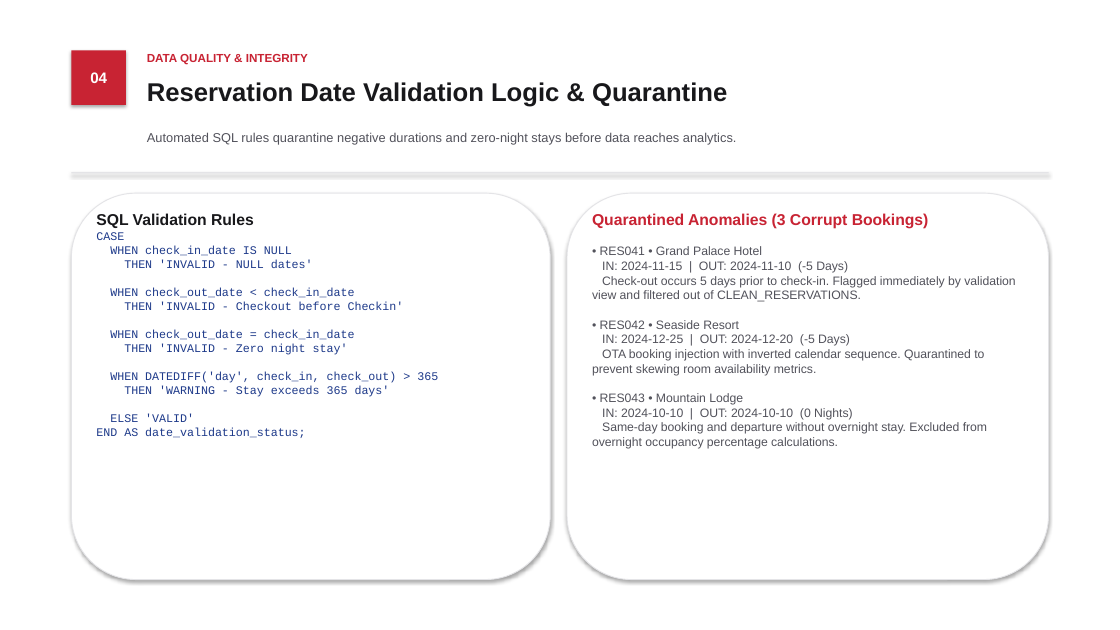
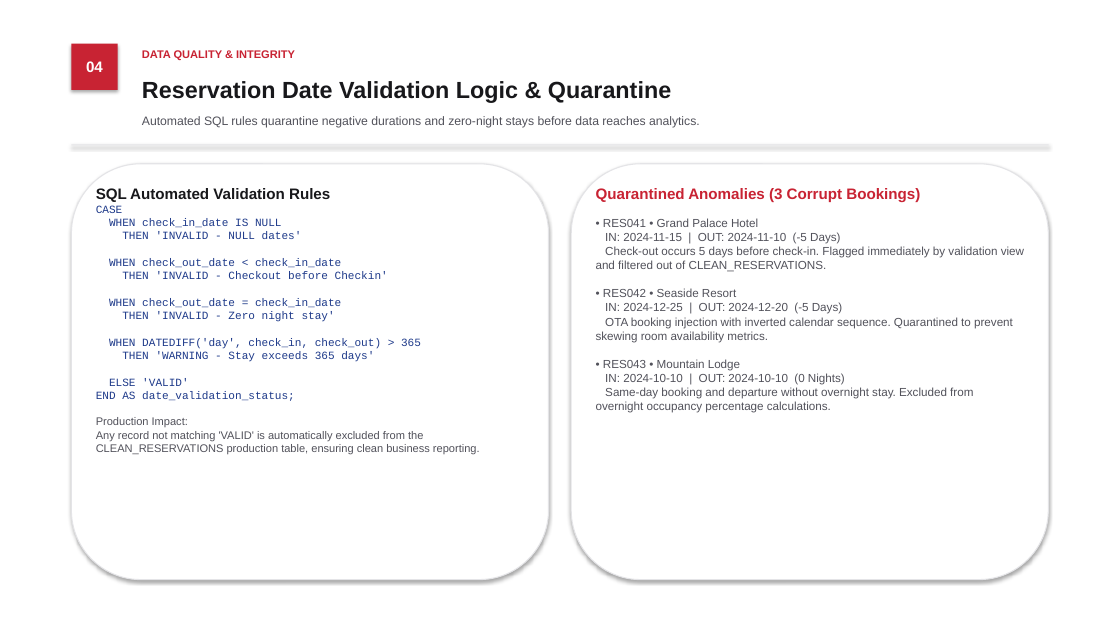
Before and after one commit to ashlesh0805/snowflake-hotel-reservation-analytics, a slide deck: slide 4 of Hotel_Reservation_Analytics_Japanese_Style.pptx. Drawn at 1120x630 pixels with LibreOffice and Linux fonts; fonts in the diff are those of the drawing. Boxes give left, top, right and bottom in pixels: in the first picture for what was removed or moved away, otherwise in the second. Text is boxed around its words. In the diff, an @@ line names an element or a change of style, - is before the commit and + after.

Commit message:
Refactor presentation to pixel-perfect alignment, add Team 07 attribution and Thank You slide

```diff
--- a/Hotel_Reservation_Analytics_Japanese_Style.pptx
+++ b/Hotel_Reservation_Analytics_Japanese_Style.pptx
@@ rectangle "04": place and size @@
-rectangle "04" at <box>71,50,126,105</box>
+rectangle "04" at <box>71,44,118,90</box>
@@ text "DATA QUALITY & INTEGRITY" at <box>142,50,295,60</box>: size 10 to 9.5 pt @@
@@ text "Reservation Date Validation Logic & ..." at <box>142,81,671,103</box>: size 22 to 20 pt @@
@@ text "Automated SQL rules quarantine negative ...": place and size @@
-text "Automated SQL rules quarantine negative ..." at <box>147,132,737,145</box>
+text "Automated SQL rules quarantine negative ..." at <box>142,116,700,128</box>
@@ text "Automated SQL rules quarantine negative ..." at <box>142,116,700,128</box>: size 11 to 10.5 pt @@
@@ rectangle: place and size @@
-rectangle at <box>71,172,1049,173</box>
+rectangle at <box>71,145,1049,145</box>
@@ rounded rectangle: place and size @@
-rounded rectangle at <box>71,193,550,580</box>
+rounded rectangle at <box>71,164,549,580</box>
@@ rounded rectangle at <box>71,164,549,580</box>: outline #E4E4E7 0.8 pt to #E4E4E7 0.9 pt @@
@@ text "SQL Automated Validation Rules": place and size @@
-text "SQL Automated Validation Rules" at <box>96,213,438,438</box>
+text "SQL Automated Validation Rules" at <box>96,188,480,455</box>
@@ rounded rectangle at <box>571,164,1049,580</box>: outline #E4E4E7 0.8 pt to #E4E4E7 0.9 pt @@
@@ rounded rectangle: place and size @@
-rounded rectangle at <box>567,193,1049,580</box>
+rounded rectangle at <box>571,164,1049,580</box>
@@ text "Quarantined Anomalies (3 Corrupt Bookings)": place and size @@
-text "Quarantined Anomalies (3 Corrupt Bookings)" at <box>592,213,1015,449</box>
+text "Quarantined Anomalies (3 Corrupt Bookings)" at <box>596,188,1024,413</box>
@@ text at <box>96,188,330,202</box>: text changed; size 13.5 to 13 pt @@
-SQL Validation Rules
+SQL Automated Validation Rules
@@ text at <box>96,205,421,401</box>: size 10 to 9.5 pt in "CASE WHEN check_in_date IS NULL THEN 'INVALID ..." @@
@@ text at <box>596,188,1013,413</box>: size 13.5 to 13 pt in "Quarantined Anomalies (3 Corrupt Bookings)"; size 10.5 to 10 pt in "• RES042 • Seaside Resort IN: 2024-12-25 ...", "• RES043 • Mountain Lodge IN: 2024-10-10 ..." @@
@@ text at <box>596,218,1024,272</box>: text changed; size 10.5 to 10 pt @@
-• RES041 • Grand Palace Hotel
-IN: 2024-11-15 | OUT: 2024-11-10 (-5 Days)
-Check-out occurs 5 days prior to check-in. Flagged immediately by validation view and filtered out of CLEAN_RESERVATIONS.
+• RES041 • Grand Palace Hotel
+IN: 2024-11-15 | OUT: 2024-11-10 (-5 Days)
+Check-out occurs 5 days before check-in. Flagged immediately by validation view and filtered out of CLEAN_RESERVATIONS.
@@ text at <box>96,417,480,455</box>: paragraph added @@
+Production Impact:
+Any record not matching 'VALID' is automatically excluded from the CLEAN_RESERVATIONS production table, ensuring clean business reporting.
```
Also in this commit, not shown: 6 other slides changed, 1 slide added, 4 other files.
